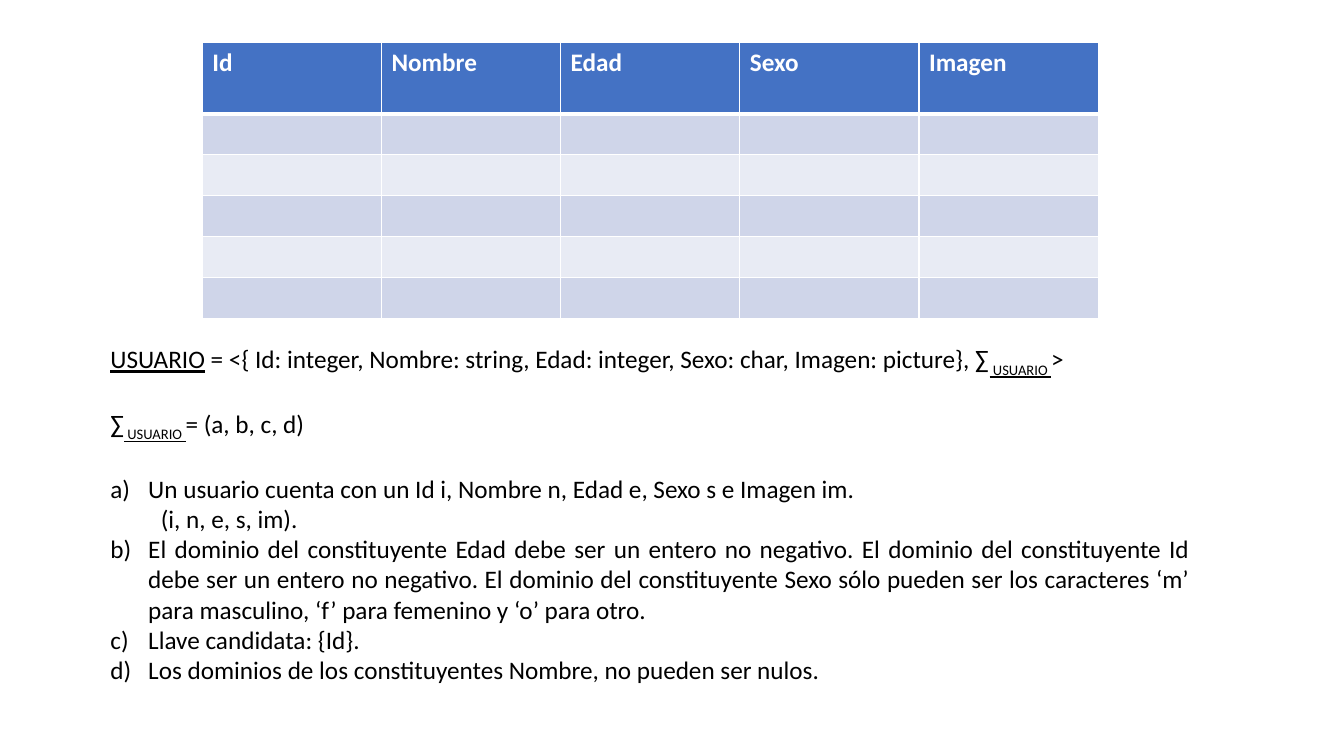
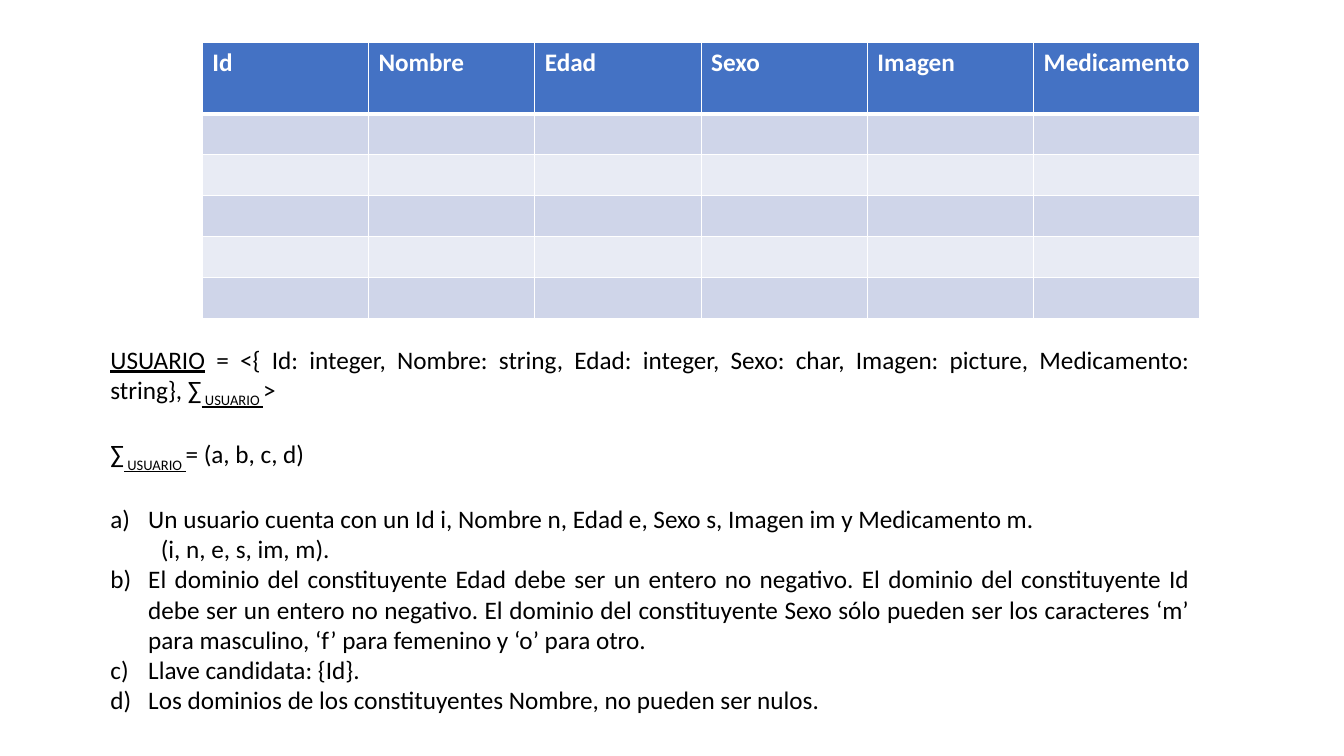
Before and after one commit to luisLuna24/software-engineering, a slide deck: slide 1 of ERBD - ProAgeing.pptx (slide 2 before the commit). Drawn at 1344x756 pixels with LibreOffice and Linux fonts; fonts in the diff are those of the drawing. Boxes give left, top, right and bottom in pixels: in the first picture for what was removed or moved away, otherwise in the second. Text is boxed around its words. In the diff, an @@ line names an element or a change of style, - is before the commit and + after.

```diff
--- a/ERBD - ProAgeing.pptx
+++ b/ERBD - ProAgeing.pptx
@@ table at (203,42,1201,318) @@
+column 6: Medicamento |  |  |  |  | 
@@ table: place and size @@
-table at (203,42,1100,318)
+table at (203,42,1201,318)
@@ text at (110,351,1188,408): text changed @@
-USUARIO = <{ Id: integer, Nombre: string, Edad: integer, Sexo: char, Imagen: picture}, ∑ USUARIO >
+USUARIO = <{ Id: integer, Nombre: string, Edad: integer, Sexo: char, Imagen: picture, Medicamento: string}, ∑ USUARIO >
@@ text at (148,510,1033,562): text changed @@
-a) Un usuario cuenta con un Id i, Nombre n, Edad e, Sexo s e Imagen im.
-  (i, n, e, s, im).
+a) Un usuario cuenta con un Id i, Nombre n, Edad e, Sexo s, Imagen im y Medicamento m.
+  (i, n, e, s, im, m).
```
Also in this commit, not shown: 2 other slides changed, 1 slide removed.
